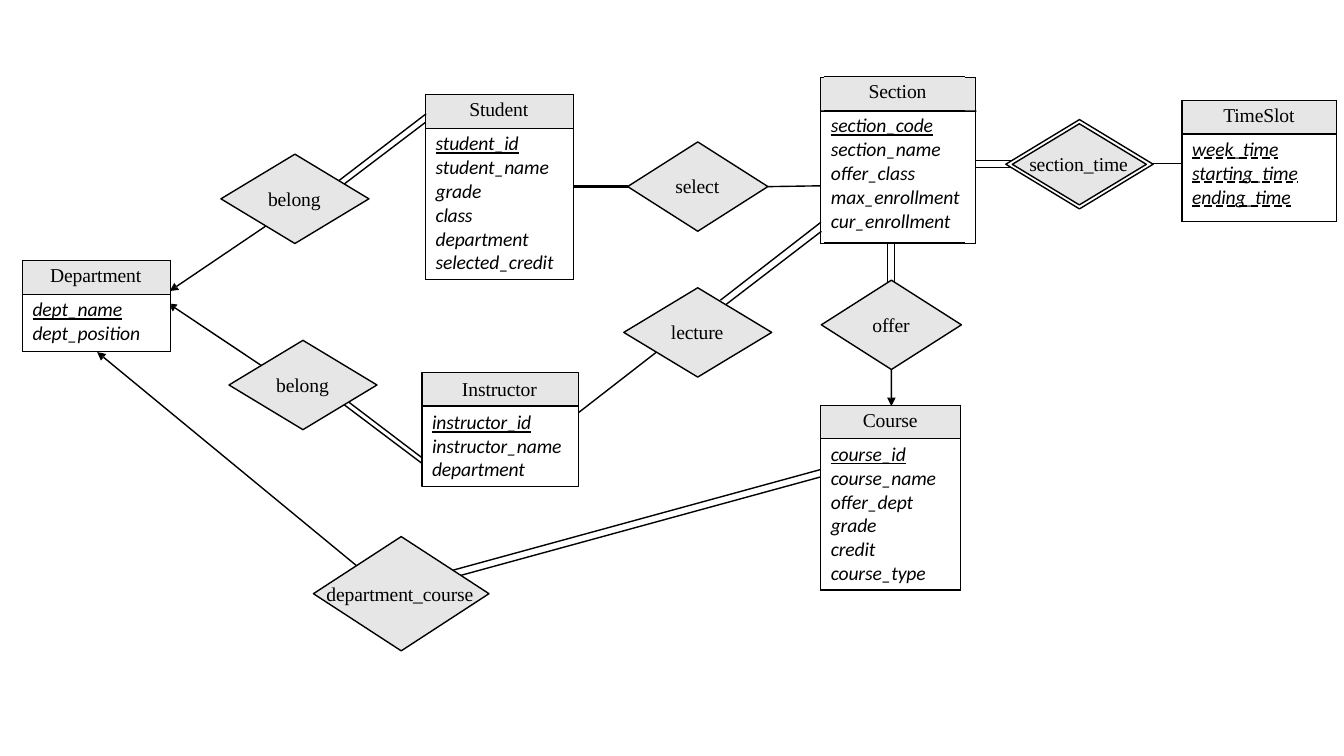
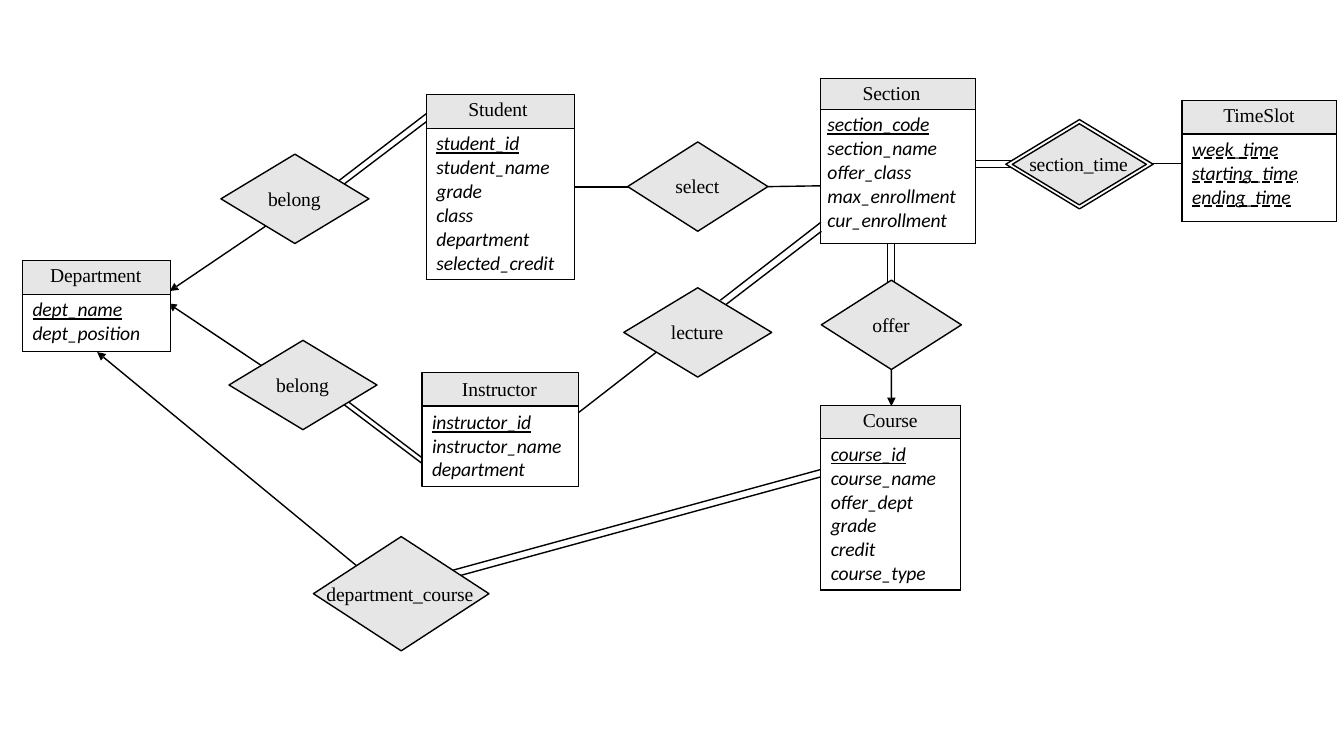
Before and after one commit to WhitePomeranian/3-Tier_Course-Registration-System, a slide deck: slide 1 of DB_Schema.pptx. Drawn at 1344x756 pixels with LibreOffice and Linux fonts; fonts in the diff are those of the drawing. Boxes give left, top, right and bottom in pixels: in the first picture for what was removed or moved away, otherwise in the second. Text is boxed around its words. In the diff, an @@ line names an element or a change of style, - is before the commit and + after.

Commit message:
modify layout

```diff
--- a/DB_Schema.pptx
+++ b/DB_Schema.pptx
@@ table at [821,79,976,244] @@
@@ indent changed @@
@@ borders changed @@
@@ table: place and size @@
-table at [824,77,965,243]
+table at [821,79,976,244]
@@ freeform shape removed at [821,78,976,111] @@
@@ freeform shape removed at [821,77,977,244] @@
@@ table at [426,95,575,279] @@
-Student | 
-student_id student_name grade / class department selected_credit | 
- | 
+Student
+student_id student_name grade / class department selected_credit
@@ table: place and size @@
-table at [425,95,628,279]
+table at [426,95,575,279]
@@ freeform shape removed at [821,111,977,112] @@
```
